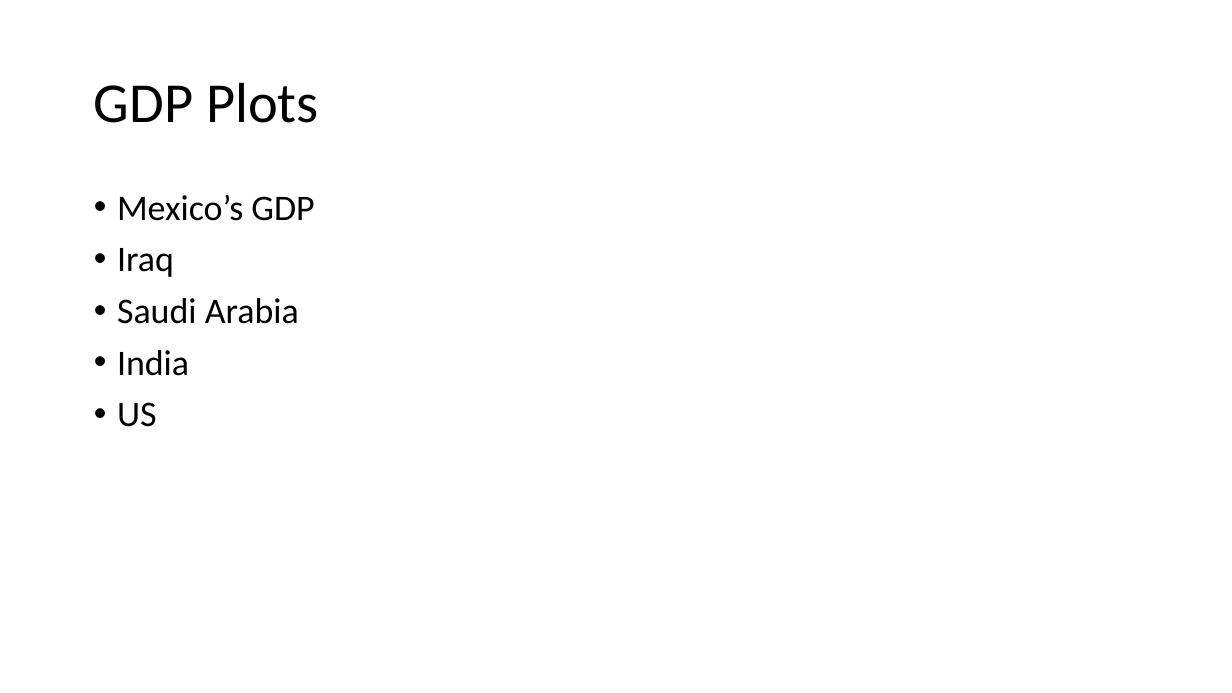
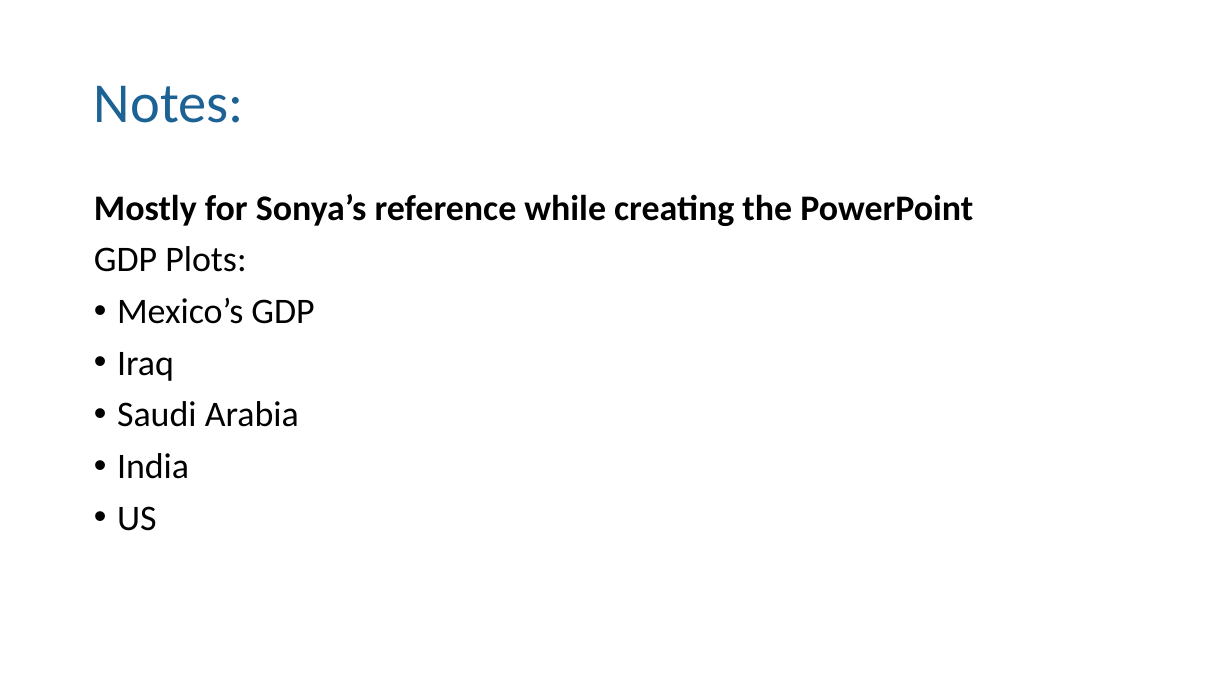
Before and after one commit to xazip/ds202_Final_Project, a slide deck: slide 13 of DS 202 Final Presentation.pptx (slide 10 before the commit). Drawn at 1232x693 pixels with LibreOffice and Linux fonts; fonts in the diff are those of the drawing. Boxes give left, top, right and bottom in pixels: in the first picture for what was removed or moved away, otherwise in the second. Text is boxed around its words. In the diff, an @@ line names an element or a change of style, - is before the commit and + after.

```diff
--- a/DS 202 Final Presentation.pptx
+++ b/DS 202 Final Presentation.pptx
@@ title at [94, 85, 244, 123]: text changed; text colour #000000 to #1D6294 @@
-GDP Plots
+Notes:
@@ text at [94, 194, 973, 272]: paragraphs added @@
+Mostly for Sonya’s reference while creating the PowerPoint
+GDP Plots:
```
Also in this commit, not shown: 7 other slides changed, 3 slides added.
